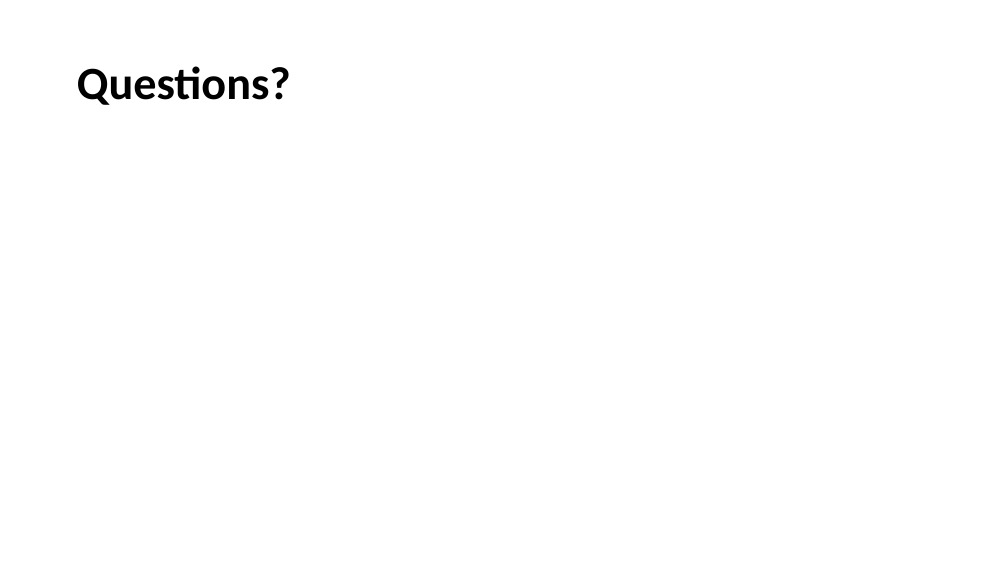
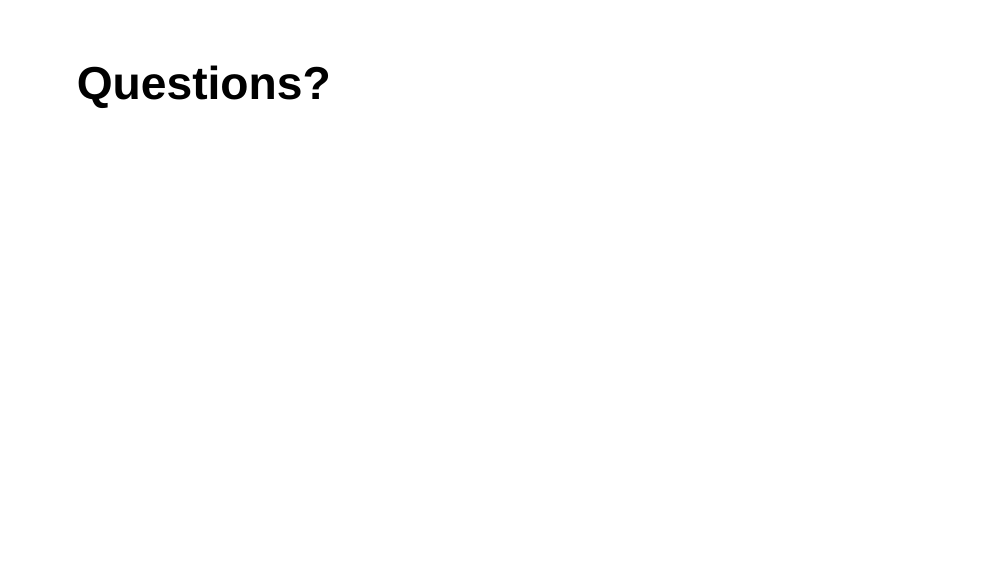
Before and after one commit to afifmazhar/ncaa_rankings, a slide deck: slide 7 of Visual/draft_presentation.pptx (slide 5 before the commit). Drawn at 1008x567 pixels with LibreOffice and Linux fonts; fonts in the diff are those of the drawing. Boxes give left, top, right and bottom in pixels: in the first picture for what was removed or moved away, otherwise in the second. Text is boxed around its words. In the diff, an @@ line names an element or a change of style, - is before the commit and + after.

```diff
--- a/Visual/draft_presentation.pptx
+++ b/Visual/draft_presentation.pptx
@@ title "Questions?" at box(77, 65, 331, 108): font Calibri to Arial @@
```
Also in this commit, not shown: 4 other slides changed, 2 slides added.
